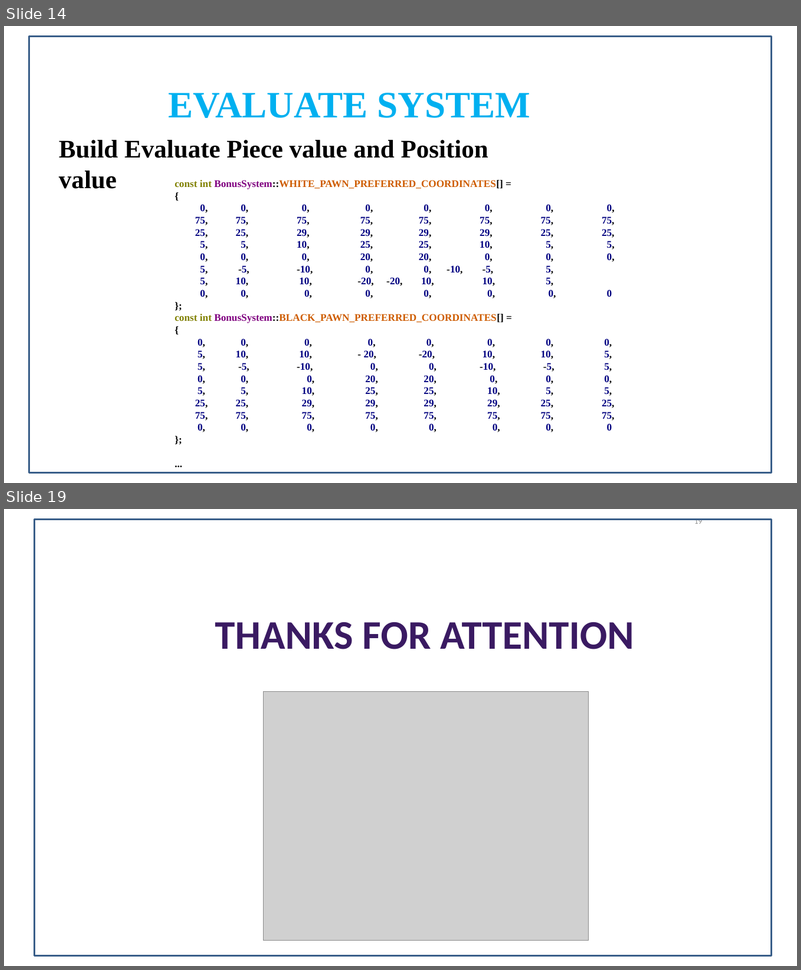
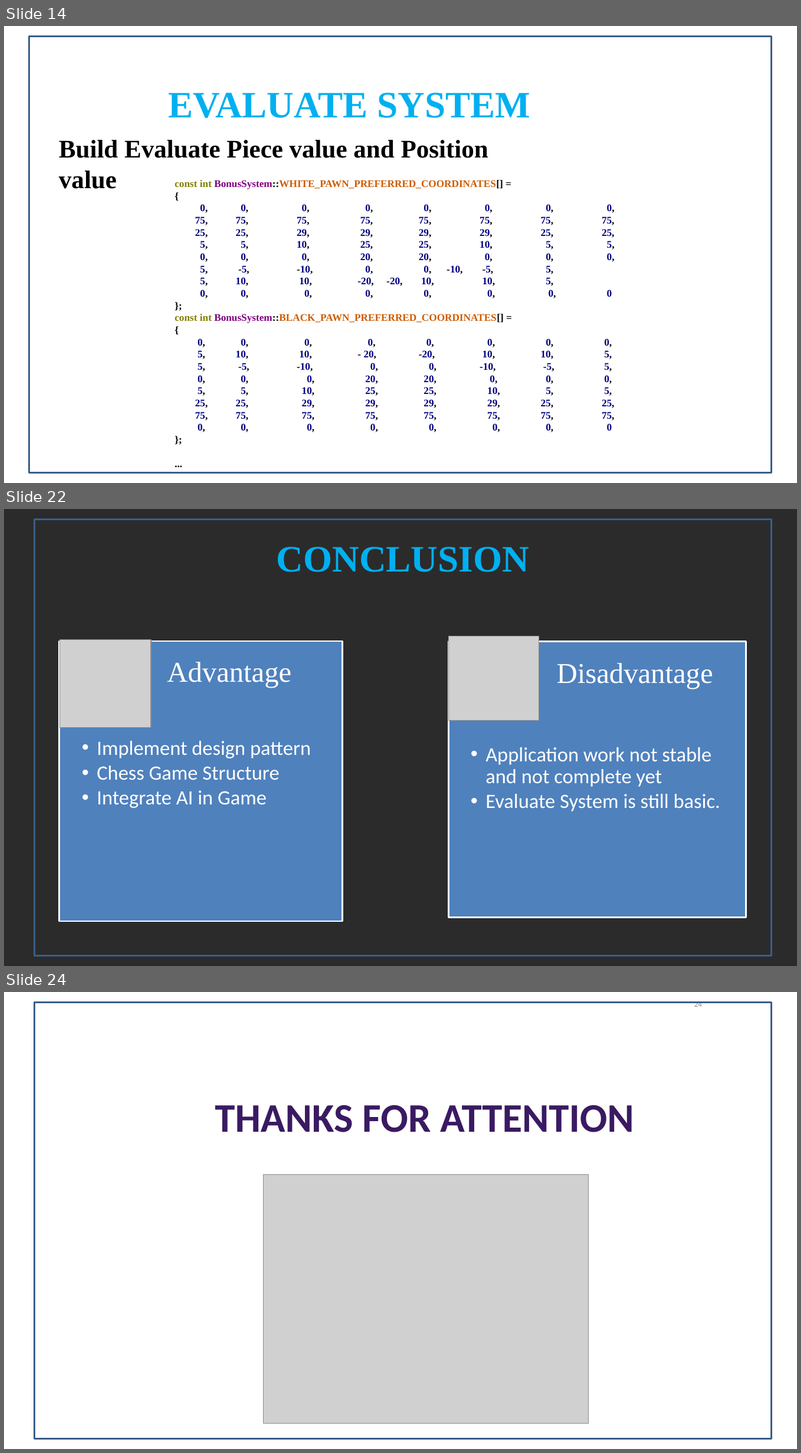
Before and after one commit to vduckute1812/AI, a slide deck: gameloft_present_chessgame.pptx. Shown one above the other, each under a label of ours: slides 14 and 19 before the commit, slides 14, 22 and 24 after it; the slides between them are not shown. The pictures are 801x970 and 801x1453 pixels, drawn with LibreOffice and Linux fonts; fonts in the diff are those of the drawing; grey boxes stand for pictures; background and template pictures are left out; a plain dark background stands for a picture behind light text. Boxes give left, top, right and bottom in pixels: in the first picture for what was removed or moved away, otherwise in the second. Text is boxed around its words. In the diff, an @@ line names an element or a change of style, - is before the commit and + after.

```diff
--- a/gameloft_present_chessgame.pptx
+++ b/gameloft_present_chessgame.pptx
@@ slide 22 added at box(4, 509, 797, 966), background picture (left out) @@
@@ rectangle added at box(35, 520, 772, 956), outline #395E89 2.01 pt @@
@@ text added at box(277, 547, 529, 572), 44 pt, text #00B0F0, bold @@
+CONCLUSION
@@ rectangle added at box(59, 641, 343, 922), fill #4F81BD, outline #FFFFFF 2.01 pt @@
@@ picture added at box(60, 639, 151, 727) @@
@@ rectangle added at box(449, 641, 746, 918), fill #4F81BD, outline #FFFFFF 2.01 pt @@
@@ picture added at box(449, 636, 539, 721) @@
@@ text added at box(167, 662, 291, 688), 34 pt, text #FFFFFF @@
+Advantage
@@ text added at box(557, 663, 713, 689), 34 pt, text #FFFFFF @@
+Disadvantage
@@ text added at box(97, 741, 311, 808), 24 pt, text #FFFFFF @@
+  • Implement design pattern
+  • Chess Game Structure
+  • Integrate AI in Game
@@ text added at box(485, 747, 720, 812), 24 pt, text #FFFFFF @@
+  • Application work not stable and not complete yet
+  • Evaluate System is still basic.
@@ what was slide 19 is now slide 24 @@
@@ page number at box(694, 1001, 702, 1007): text changed @@
-19
+24
```
Also in this commit, not shown: 3 slides changed, 7 other slides added, 3 slides removed, 2 other files.
